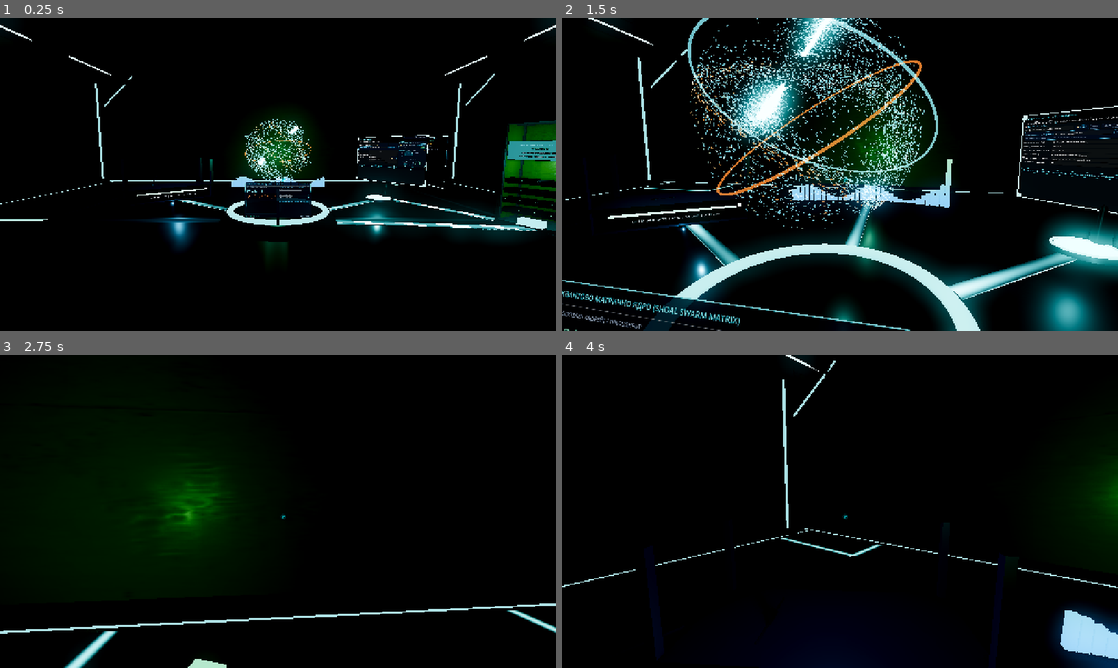
Above: before the commit, frames 1-4 (two rows, left to right).
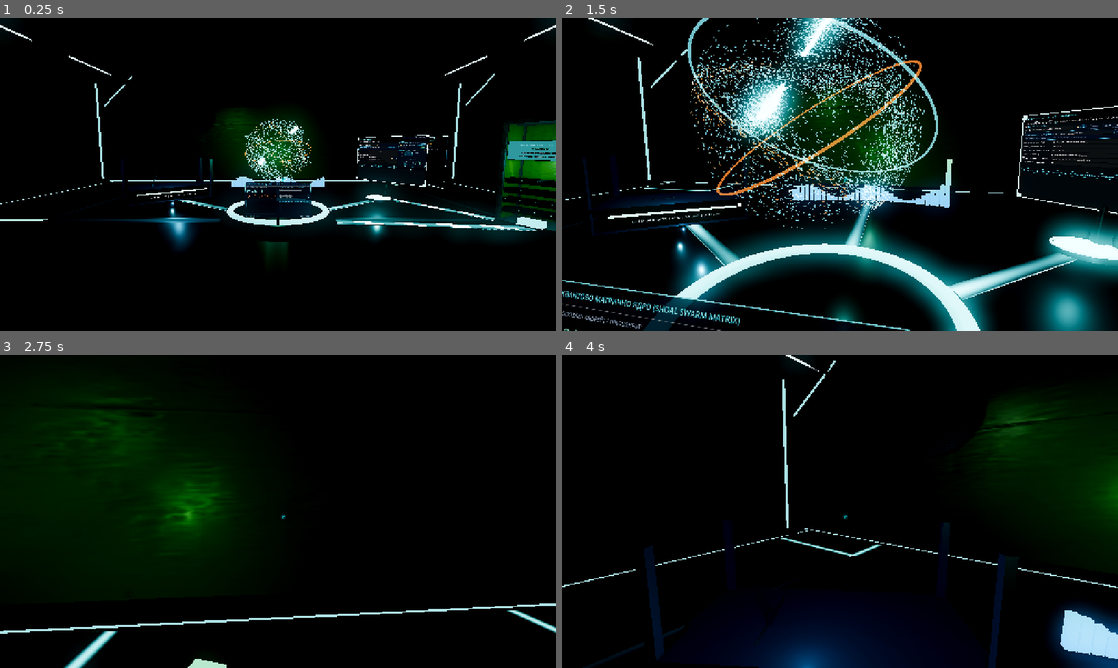
Above: after the commit, the same moments.

Repository: chefy2003/hashcat-studio
Game: Godot game, scene res://scenes/dashboard_3d.tscn
Two runs of this game, one before a commit and one after it. Both use one fixed random seed, a clock stepped at 60 frames per second and the inputs below.
Inputs (mouse positions are in pixels of both pictures, inside the frame that each line leads up to):
- Up to frame 1 (0.25 s): no input
- Up to frame 2 (1.5 s): tap Enter at 0.5 s; move the mouse to (867, 174) at 0.52 s; hold E (interact) 0.53-1.28 s; hold W from 0.53 s (still down); click (867, 174) at 0.67 s; tap Space at 0.77 s; move the mouse to (812, 174) at 1.27 s; tap Ctrl at 1.35 s
- Up to frame 3 (2.75 s): keep holding W; tap Space at 1.52 s; move the mouse to (289, 505) at 2.02 s; hold Shift from 2.03 s (still down)
- Up to frame 4 (4 s): keep holding W; move the mouse to (834, 517) at 2.77 s; release Shift at 2.78 s; tap 1 at 2.85 s; click (834, 517) at 2.92 s; tap Space at 3.02, 3.77 s; move the mouse to (878, 514) at 3.52 s; tap 2 at 3.6 s

The runs differ from the first frame. In frame 1, 0.8% of the frame differs, in the area x 18-100%, y 29-70%; in frame 2, 6.6%, in the area x 12-100%, y 22-100%; in frame 3, 0.9%; in frame 4, 4.0%.

Commit message:
feat(lighting): illuminate south airlock gate and enhance GPU bay and storage lighting

Diff:
--- a/visual_pipeline/01_environment_lighting/lighting_rig_3d.gd
+++ b/visual_pipeline/01_environment_lighting/lighting_rig_3d.gd
@@ -3,17 +3,21 @@
 
 ## AAA Cinematic Lighting Rig for Forward+ Vulkan.
 ## Manages spot cones with volumetric fog scattering (god rays),
-## shadow map cascades, and dynamic compute lighting pulses.
+## shadow map cascades, entrance airlock illumination, and storage rack key lighting.
 
 @export var pulse_enabled: bool = true
-@export var base_rack_light_energy: float = 1.6
-@export var base_terminal_light_energy: float = 1.4
+@export var base_rack_light_energy: float = 2.4
+@export var base_terminal_light_energy: float = 1.6
 @export var gantry_spot_energy: float = 3.5
 
 var _gantry_spot: SpotLight3D
 var _rack_spot: SpotLight3D
+var _rack_lower_fill: OmniLight3D
 var _terminal_spot: SpotLight3D
 var _core_omni: OmniLight3D
+var _gate_spot: SpotLight3D
+var _gate_omni: OmniLight3D
+var _storage_spot: SpotLight3D
 
 var _anim_time: float = 0.0
 
@@ -21,7 +25,7 @@
 	_setup_rig_lights()
 
 func _setup_rig_lights() -> void:
-	# 1. Main Overhead Gantry Spotlight (Casts dramatic god rays through volumetric fog)
+	# 1. Main Overhead Gantry Spotlight (God rays through volumetric fog)
 	_gantry_spot = SpotLight3D.new()
 	_gantry_spot.name = "GantryGodRaySpot"
 	_gantry_spot.position = Vector3(0.0, 7.5, -1.8)
@@ -36,20 +40,29 @@
 	_gantry_spot.spot_attenuation = 1.2
 	add_child(_gantry_spot)
 
-	# 2. Server Rack Targeted Spotlight (Highlights dark anodized metal and glass door)
+	# 2. Server Rack Targeted Spotlight (Washes all 4 GPUs + CPU from top to bottom)
 	_rack_spot = SpotLight3D.new()
 	_rack_spot.name = "ServerBaySpot"
-	_rack_spot.position = Vector3(-3.8, 4.2, -0.6)
-	_rack_spot.rotation_degrees = Vector3(-58.0, -15.0, 0.0)
+	_rack_spot.position = Vector3(-3.6, 4.5, -0.4)
+	_rack_spot.rotation_degrees = Vector3(-55.0, -15.0, 0.0)
 	_rack_spot.light_color = Color(0.25, 0.85, 1.0) # Cyber Cyan
 	_rack_spot.light_energy = base_rack_light_energy
 	_rack_spot.light_volumetric_fog_energy = 1.5
 	_rack_spot.shadow_enabled = true
-	_rack_spot.spot_range = 7.0
-	_rack_spot.spot_angle = 38.0
+	_rack_spot.spot_range = 9.0
+	_rack_spot.spot_angle = 52.0
 	add_child(_rack_spot)
 
-	# 3. Hologram Terminal Key Light (Emphasizes terminal frame and user zone)
+	# Lower bay fill light so bottom GPUs (#1 and #2) are vividly illuminated
+	_rack_lower_fill = OmniLight3D.new()
+	_rack_lower_fill.name = "RackLowerFillLight"
+	_rack_lower_fill.position = Vector3(-3.5, 0.6, -2.1)
+	_rack_lower_fill.light_color = Color(0.18, 0.82, 1.0)
+	_rack_lower_fill.light_energy = 1.2
+	_rack_lower_fill.omni_range = 3.5
+	add_child(_rack_lower_fill)
+
+	# 3. Hologram Terminal Key Light
 	_terminal_spot = SpotLight3D.new()
 	_terminal_spot.name = "TerminalBaySpot"
 	_terminal_spot.position = Vector3(3.8, 4.2, -0.6)
@@ -58,8 +71,8 @@
 	_terminal_spot.light_energy = base_terminal_light_energy
 	_terminal_spot.light_volumetric_fog_energy = 1.4
 	_terminal_spot.shadow_enabled = true
-	_terminal_spot.spot_range = 7.0
-	_terminal_spot.spot_angle = 38.0
+	_terminal_spot.spot_range = 7.5
+	_terminal_spot.spot_angle = 40.0
 	add_child(_terminal_spot)
 
 	# 4. Central Cryptographic Core Accent Light
@@ -72,11 +85,43 @@
 	_core_omni.shadow_enabled = false
 	add_child(_core_omni)
 
+	# 5. Storage Rack Key Light (East Wall NVMe Array)
+	_storage_spot = SpotLight3D.new()
+	_storage_spot.name = "StorageArraySpot"
+	_storage_spot.position = Vector3(4.6, 4.5, 1.8)
+	_storage_spot.rotation_degrees = Vector3(-52.0, 40.0, 0.0)
+	_storage_spot.light_color = Color(0.0, 0.92, 1.0)
+	_storage_spot.light_energy = 2.2
+	_storage_spot.spot_range = 8.0
+	_storage_spot.spot_angle = 45.0
+	_storage_spot.shadow_enabled = true
+	add_child(_storage_spot)
+
+	# 6. South Airlock Bulkhead Entrance Floodlight (Illuminates blast door)
+	_gate_spot = SpotLight3D.new()
+	_gate_spot.name = "AirlockGateSpot"
+	_gate_spot.position = Vector3(0.0, 5.2, 4.5)
+	_gate_spot.rotation_degrees = Vector3(-45.0, 180.0, 0.0) # Points back toward south wall Z=+7.7
+	_gate_spot.light_color = Color(0.85, 0.92, 1.0) # Cold security halogen
+	_gate_spot.light_energy = 3.2
+	_gate_spot.spot_range = 9.5
+	_gate_spot.spot_angle = 50.0
+	_gate_spot.shadow_enabled = true
+	add_child(_gate_spot)
+
+	# South Entrance Ambient Fill
+	_gate_omni = OmniLight3D.new()
+	_gate_omni.name = "AirlockAmbientFill"
+	_gate_omni.position = Vector3(0.0, 3.2, 6.6)
+	_gate_omni.light_color = Color(0.2, 0.75, 1.0)
+	_gate_omni.light_energy = 1.8
+	_gate_omni.omni_range = 6.0
+	add_child(_gate_omni)
+
 func _process(delta: float) -> void:
 	if not pulse_enabled:
 		return
 	_anim_time += delta
-	# Subtle breathing pulse on terminal and rack fill
 	var breath = sin(_anim_time * 1.5) * 0.12
 	if _terminal_spot:
 		_terminal_spot.light_energy = base_terminal_light_energy + breath
--- a/visual_pipeline/01_environment_lighting/room_enclosure_3d.gd
+++ b/visual_pipeline/01_environment_lighting/room_enclosure_3d.gd
@@ -183,51 +183,91 @@
 
 func _build_south_bulkhead_gate() -> void:
 	# Heavy airlock blast door on South wall (Z = +ROOM_DEPTH * 0.5)
-	var wall_z = ROOM_DEPTH * 0.5 - 0.1
-	var gate_width = 3.6
-	var gate_height = 3.8
-
-	# Door Frame Pillars
+	var half_d = ROOM_DEPTH * 0.5
+	var wall_z = half_d - 0.25
+	var gate_width = 4.0
+	var gate_height = 4.2
+
+	# Door Frame Pillars (Heavier structural I-Beams)
 	for side in [-1.0, 1.0]:
 		var frame_col = MeshInstance3D.new()
 		var col_mesh = BoxMesh.new()
-		col_mesh.size = Vector3(0.45, gate_height + 0.3, 0.5)
+		col_mesh.size = Vector3(0.55, gate_height + 0.5, 0.6)
 		col_mesh.material = MAT_BEAM
 		frame_col.mesh = col_mesh
-		frame_col.position = Vector3(side * (gate_width * 0.5 + 0.22), gate_height * 0.5, wall_z)
+		frame_col.position = Vector3(side * (gate_width * 0.5 + 0.28), gate_height * 0.5, wall_z - 0.1)
 		add_child(frame_col)
+
+		# Vertical hazard strip on pillar
+		var stripe = MeshInstance3D.new()
+		var st_mesh = BoxMesh.new()
+		st_mesh.size = Vector3(0.10, gate_height, 0.04)
+		var st_mat = StandardMaterial3D.new()
+		st_mat.albedo_color = Color("#f59e0b")
+		st_mat.emission_enabled = true
+		st_mat.emission = Color("#f59e0b")
+		st_mat.emission_energy_multiplier = 2.0
+		stripe.mesh = st_mesh
+		stripe.material_override = st_mat
+		stripe.position = Vector3(side * (gate_width * 0.5 + 0.1), gate_height * 0.5, wall_z - 0.42)
+		add_child(stripe)
 
 	# Door Lintel / Top Header
 	var header = MeshInstance3D.new()
 	var h_mesh = BoxMesh.new()
-	h_mesh.size = Vector3(gate_width + 0.9, 0.5, 0.5)
+	h_mesh.size = Vector3(gate_width + 1.2, 0.6, 0.65)
 	h_mesh.material = MAT_BEAM
 	header.mesh = h_mesh
-	header.position = Vector3(0, gate_height + 0.25, wall_z)
+	header.position = Vector3(0, gate_height + 0.3, wall_z - 0.1)
 	add_child(header)
 
-	# Blast Door Panel (using gate.tres)
+	# Blast Door Panel (using gate.tres) positioned proud of wall
 	var door_panel = MeshInstance3D.new()
 	var d_mesh = BoxMesh.new()
-	d_mesh.size = Vector3(gate_width, gate_height, 0.12)
+	d_mesh.size = Vector3(gate_width, gate_height, 0.18)
 	d_mesh.material = MAT_GATE
 	door_panel.mesh = d_mesh
-	door_panel.position = Vector3(0, gate_height * 0.5, wall_z - 0.05)
+	door_panel.position = Vector3(0, gate_height * 0.5, wall_z - 0.08)
 	add_child(door_panel)
 
-	# Status indicator bar above gate
+	# Overhead high-intensity linear light fixture
+	var lamp = MeshInstance3D.new()
+	var l_mesh = BoxMesh.new()
+	l_mesh.size = Vector3(2.8, 0.14, 0.25)
+	var l_mat = StandardMaterial3D.new()
+	l_mat.albedo_color = Color("#030712")
+	l_mat.emission_enabled = true
+	l_mat.emission = Color("#e2e8f0")
+	l_mat.emission_energy_multiplier = 3.5
+	lamp.mesh = l_mesh
+	lamp.material_override = l_mat
+	lamp.position = Vector3(0, gate_height + 0.35, wall_z - 0.45)
+	add_child(lamp)
+
+	# Status indicator bar above gate (Green Secure)
 	var status_mesh = BoxMesh.new()
-	status_mesh.size = Vector3(1.4, 0.12, 0.08)
+	status_mesh.size = Vector3(1.8, 0.14, 0.1)
 	var s_mat = StandardMaterial3D.new()
 	s_mat.albedo_color = Color("#0f172a")
 	s_mat.emission_enabled = true
 	s_mat.emission = Color("#10b981") # Secure green
-	s_mat.emission_energy_multiplier = 2.0
+	s_mat.emission_energy_multiplier = 2.4
 	status_mesh.material = s_mat
 	var status_inst = MeshInstance3D.new()
 	status_inst.mesh = status_mesh
-	status_inst.position = Vector3(0, gate_height + 0.45, wall_z + 0.15)
+	status_inst.position = Vector3(0, gate_height + 0.65, wall_z - 0.42)
 	add_child(status_inst)
+
+	# Text signage above gate
+	var gate_lbl = Label3D.new()
+	gate_lbl.text = "AIRLOCK BULKHEAD // RESTRICTED ACCESS"
+	gate_lbl.font_size = 24
+	gate_lbl.pixel_size = 0.0028
+	gate_lbl.modulate = Color("#00f0ff")
+	gate_lbl.outline_modulate = Color("#0369a1")
+	gate_lbl.outline_size = 4
+	gate_lbl.position = Vector3(0, gate_height + 0.9, wall_z - 0.42)
+	add_child(gate_lbl)
 
 func _build_perimeter_walkways() -> void:
 	# Diamond-plate steel border walkways with neon edge strip
